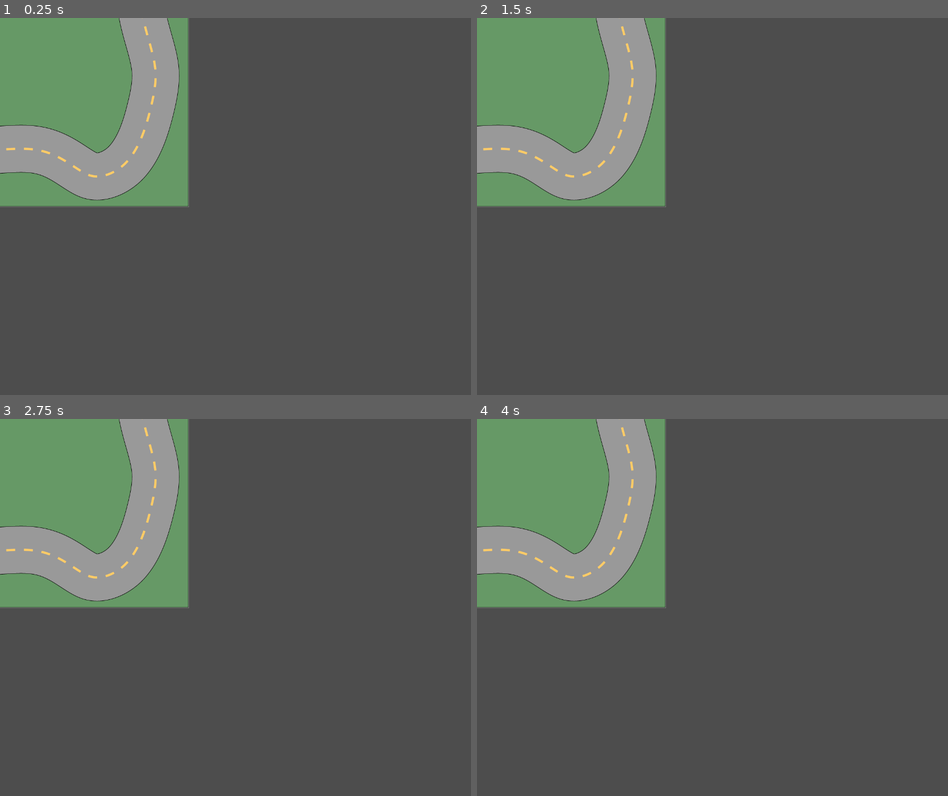
Above: before the commit, frames 1-4 (two rows, left to right).
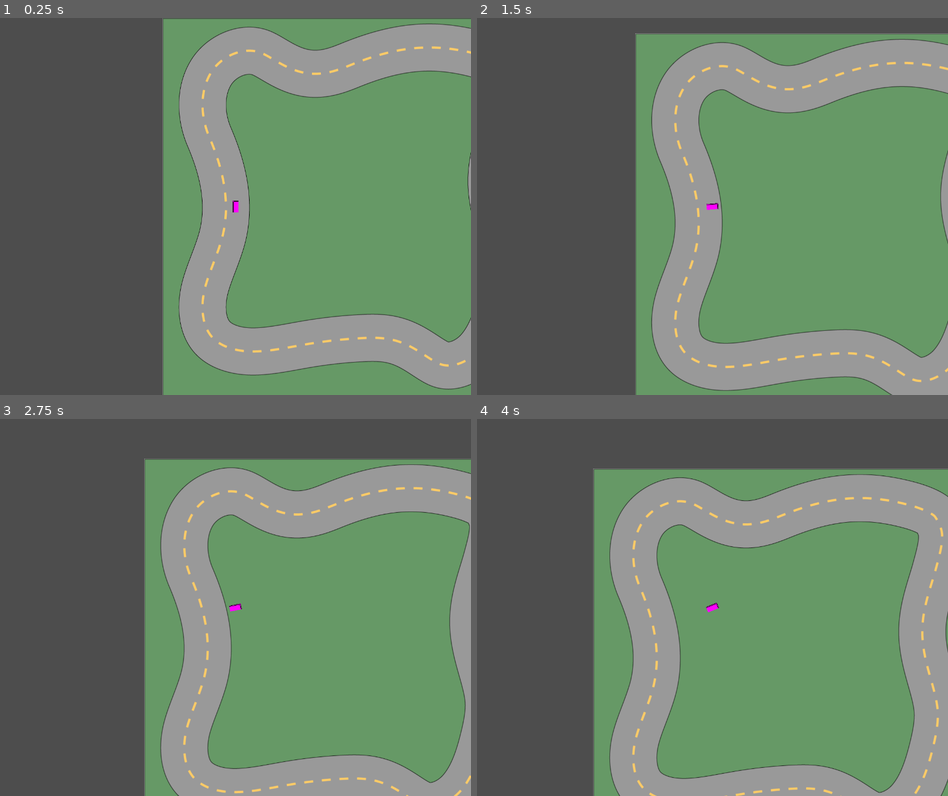
Above: after the commit, the same moments.

Repository: PGComai/Made-at-the-MADE-2025
Game: Godot game, scene res://scenes/racetrack2/racetrack2.tscn
Same seed, same stepped clock (60 frames per second), same inputs: the game is played once before the commit and once after it. Before the commit the project has no main scene; this scene is started directly in both runs.
Inputs:
- Up to frame 1 (0.25 s): no input
- Up to frame 2 (1.5 s): hold D (right) 0.53-1.28 s; hold A (left) from 1.28 s (still down)
- Up to frame 3 (2.75 s): release A (left) at 2.03 s; hold D (right) from 2.03 s (still down)
- Up to frame 4 (4 s): release D (right) at 3.53 s; hold A (left) from 3.53 s (still down)

The runs differ from the first frame. In frame 1, 81% of the frame differs, in the area x 0-100%, y 0-100%; in frame 2, 79%; in frame 3, 77%; in frame 4, 77%.

Commit message:
car on road

Diff:
--- a/car/car.gd
+++ b/car/car.gd
@@ -2,7 +2,7 @@
 class_name Car
 
 
-const INITIAL_SPEED: float = 200.0
+const INITIAL_SPEED: float = 50.0
 
 
 var wheel_angle: float = 0.0
@@ -63,3 +63,7 @@
 #func _draw() -> void:
 	#var thrust_dir: Vector2 = -global_transform.y
 	#draw_line(Vector2.ZERO, (thrust_dir * 100.0), Color.RED)
+
+
+func _on_checkpoint_recorder_seen_all_checkpoints(body: Node2D) -> void:
+	print("lap!")
--- /dev/null
+++ b/car/chase_cam.tscn
@@ -0,0 +1,6 @@
+[gd_scene load_steps=2 format=3 uid="uid://c8cygi4lw5m0h"]
+
+[ext_resource type="Script" uid="uid://crgc0bfagata1" path="res://car/car_camera.gd" id="1_yis6x"]
+
+[node name="ChaseCam" type="Camera2D"]
+script = ExtResource("1_yis6x")
--- a/project.godot
+++ b/project.godot
@@ -11,6 +11,7 @@
 [application]
 
 config/name="Made@Made2025"
+run/main_scene="uid://ewlgm45y3f0x"
 config/features=PackedStringArray("4.5", "GL Compatibility")
 config/icon="res://icon.svg"
 
@@ -23,11 +24,6 @@
 
 car="The automobile the player controls."
 checkpoint="Areas that the players must visit to complete a lap."
-
-[layer_names]
-
-2d_physics/layer_2="car"
-2d_physics/layer_3="checkpoint"
 
 [input]
 
@@ -68,6 +64,11 @@
 ]
 }
 
+[layer_names]
+
+2d_physics/layer_2="car"
+2d_physics/layer_3="checkpoint"
+
 [physics]
 
 3d/physics_engine="Jolt Physics"
--- a/scenes/racetrack2/racetrack2.tscn
+++ b/scenes/racetrack2/racetrack2.tscn
@@ -1,8 +1,10 @@
-[gd_scene load_steps=5 format=3 uid="uid://ewlgm45y3f0x"]
+[gd_scene load_steps=7 format=3 uid="uid://ewlgm45y3f0x"]
 
 [ext_resource type="Script" uid="uid://bilbkxg3fr8ac" path="res://scenes/checkpoint_recorder.gd" id="1_c5lvn"]
 [ext_resource type="Texture2D" uid="uid://dqkmflcw0qvth" path="res://assets/Racetrack2.png" id="1_r7t7g"]
 [ext_resource type="PackedScene" uid="uid://baup2npo25ut2" path="res://scenes/checkpoint/checkpoint.tscn" id="2_c5lvn"]
+[ext_resource type="PackedScene" uid="uid://d0o2qlnyynrd1" path="res://car/car.tscn" id="4_q0spc"]
+[ext_resource type="PackedScene" uid="uid://c8cygi4lw5m0h" path="res://car/chase_cam.tscn" id="5_ddnrx"]
 
 [sub_resource type="RectangleShape2D" id="RectangleShape2D_s8q4o"]
 size = Vector2(150, 20)
@@ -35,3 +37,13 @@
 position = Vector2(-374, 361.00003)
 rotation = 2.3561945
 shape = SubResource("RectangleShape2D_s8q4o")
+
+[node name="Car" parent="." groups=["car"] instance=ExtResource("4_q0spc")]
+position = Vector2(-315, 0)
+collision_layer = 2
+
+[node name="ChaseCam" parent="." node_paths=PackedStringArray("car") instance=ExtResource("5_ddnrx")]
+position = Vector2(-315, 0)
+car = NodePath("../Car")
+
+[connection signal="seen_all_checkpoints" from="CheckpointRecorder" to="Car" method="_on_checkpoint_recorder_seen_all_checkpoints"]
